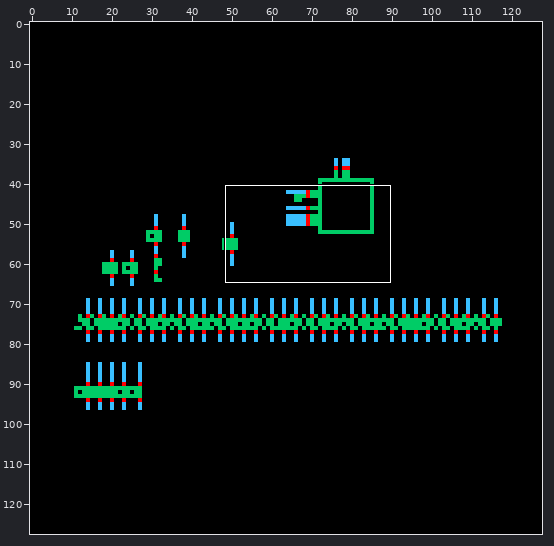
A sprite sheet gets an edit: RISCV_LIB/tb_riscv_sc_core/schematic/thumbnail_128x128.png. Above, an overview of the earlier version with the close-up marked.
Close-up. As it was:
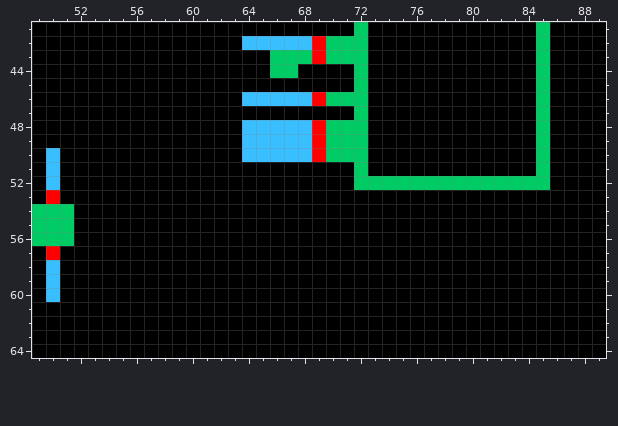
The file is 128x128 pixels. Shown: x 49..89, y 41..64.
After:
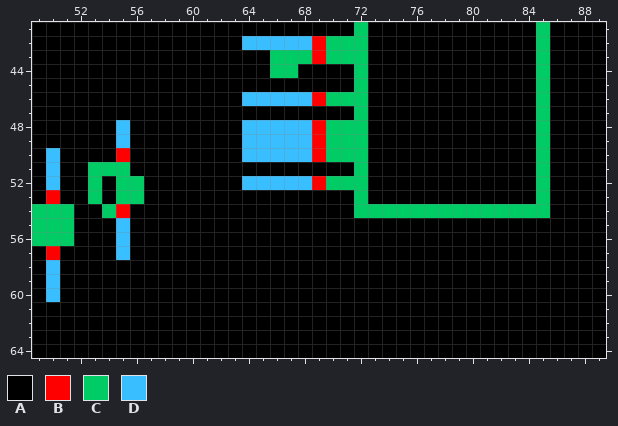
Palette (. is transparent): A #000000  B #ff0000  C #00cc66  D #39bfff
The edit:
@@ x 49..89 @@
 47 AAAAAAAAAAAAAAAAAAAAAAACAAAAAAAAAAAACAAAA
-48 AAAAAAAAAAAAAAADDDDDBCCCAAAAAAAAAAAACAAAA
-49 AAAAAAAAAAAAAAADDDDDBCCCAAAAAAAAAAAACAAAA
-50 ADAAAAAAAAAAAAADDDDDBCCCAAAAAAAAAAAACAAAA
-51 ADAAAAAAAAAAAAAAAAAAAAACAAAAAAAAAAAACAAAA
-52 ADAAAAAAAAAAAAAAAAAAAAACCCCCCCCCCCCCCAAAA
-53 ABAAAAAAAAAAAAAAAAAAAAAAAAAAAAAAAAAAAAAAA
-54 CCCAAAAAAAAAAAAAAAAAAAAAAAAAAAAAAAAAAAAAA
-55 CCCAAAAAAAAAAAAAAAAAAAAAAAAAAAAAAAAAAAAAA
-56 CCCAAAAAAAAAAAAAAAAAAAAAAAAAAAAAAAAAAAAAA
-57 ABAAAAAAAAAAAAAAAAAAAAAAAAAAAAAAAAAAAAAAA
+48 AAAAAADAAAAAAAADDDDDBCCCAAAAAAAAAAAACAAAA
+49 AAAAAADAAAAAAAADDDDDBCCCAAAAAAAAAAAACAAAA
+50 ADAAAABAAAAAAAADDDDDBCCCAAAAAAAAAAAACAAAA
+51 ADAACCCAAAAAAAAAAAAAAAACAAAAAAAAAAAACAAAA
+52 ADAACACCAAAAAAADDDDDBCCCAAAAAAAAAAAACAAAA
+53 ABAACACCAAAAAAAAAAAAAAACAAAAAAAAAAAACAAAA
+54 CCCAACBAAAAAAAAAAAAAAAACCCCCCCCCCCCCCAAAA
+55 CCCAAADAAAAAAAAAAAAAAAAAAAAAAAAAAAAAAAAAA
+56 CCCAAADAAAAAAAAAAAAAAAAAAAAAAAAAAAAAAAAAA
+57 ABAAAADAAAAAAAAAAAAAAAAAAAAAAAAAAAAAAAAAA
 58 ADAAAAAAAAAAAAAAAAAAAAAAAAAAAAAAAAAAAAAAA
Changed places in both close-ups, as pixel boxes (x1, y1, x2, y2):
changed: (88, 120, 144, 260)
changed: (242, 176, 550, 218)
